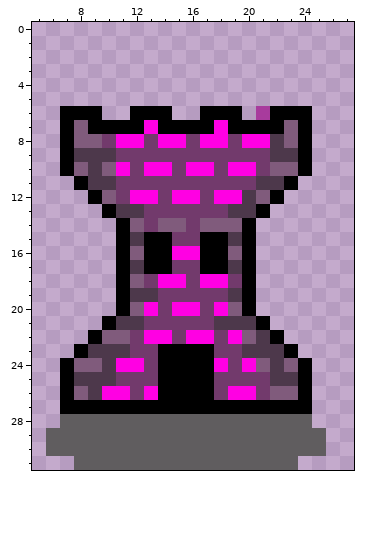
Pixel-art sprite: assets/Towers/shoot/BasicTower/tower2.png. Above: the version before the commit.
The file is 32x32 pixels. Colours within 5 levels of each other are drawn and written as one. Shown: x 5..27, y 0..31.
Once edited:
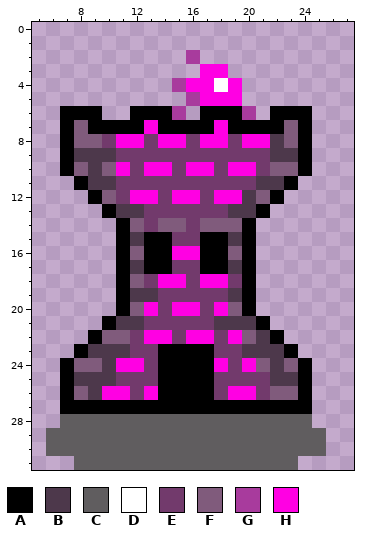
Palette (. is transparent): A #000000  B #4d384b  C #605d5f  D #ffffff  E #723a6c  F #805b7c  G #a83b9d  H #ff00e3
Diff:
Changed rows in their new state; - is an unchanged pixel.
first column x 15:
 2 -G-----
 3 --HH---
 4 GHHDH--
 5 -GHHH--
 6 G----G.
Pixel boxes of the changes (left, top, right, bottom) in both pictures:
changed: (172, 50, 270, 120)
